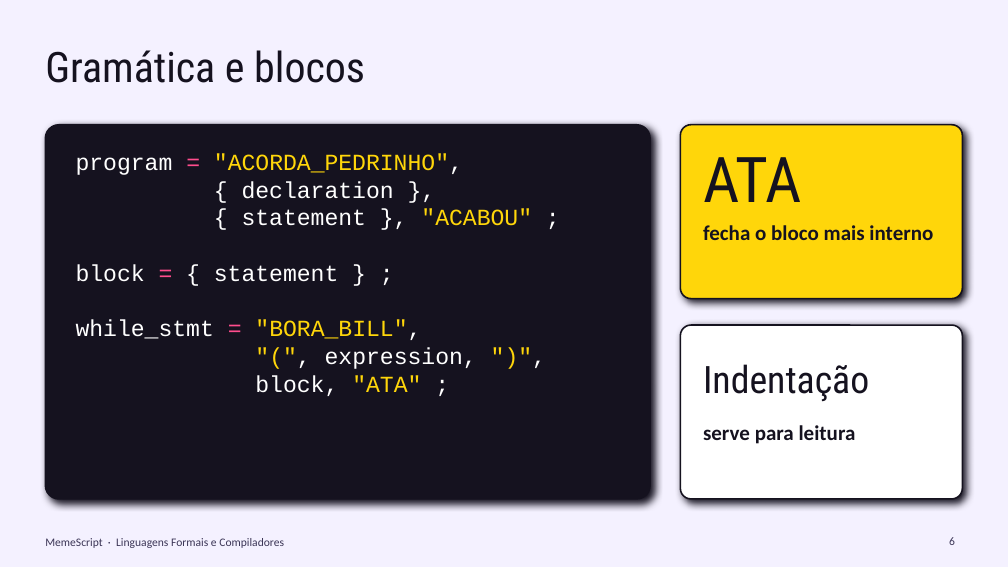
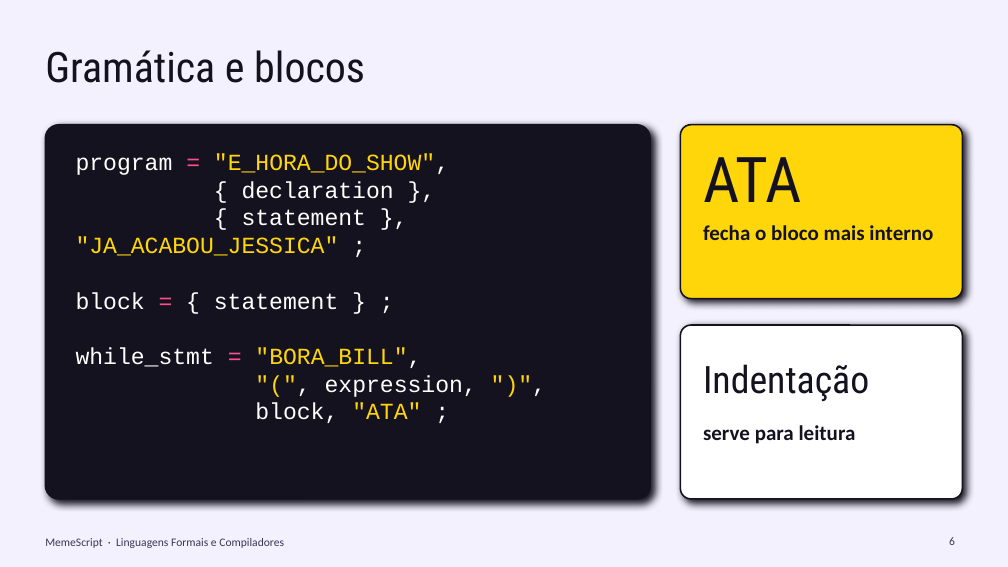
Before and after one commit to frosipedro/MemeScript, a slide deck: slide 6 of docs/apresentacao_nova.pptx. Drawn at 1008x567 pixels with LibreOffice and Linux fonts; fonts in the diff are those of the drawing. Boxes give left, top, right and bottom in pixels: in the first picture for what was removed or moved away, otherwise in the second. Text is boxed around its words. In the diff, an @@ line names an element or a change of style, - is before the commit and + after.

```diff
--- a/docs/apresentacao_nova.pptx
+++ b/docs/apresentacao_nova.pptx
@@ text at (x1=76, y1=153, x2=449, y2=175): text changed @@
-program = "ACORDA_PEDRINHO",
+program = "E_HORA_DO_SHOW",
@@ text at (x1=76, y1=209, x2=367, y2=256): text changed; text colour #FFFFFF to #FFD60A @@
-{ statement }, "ACABOU" ;
+{ statement }, "JA_ACABOU_JESSICA" ;
```
Also in this commit, not shown: 1 other slide changed, 32 other files.
